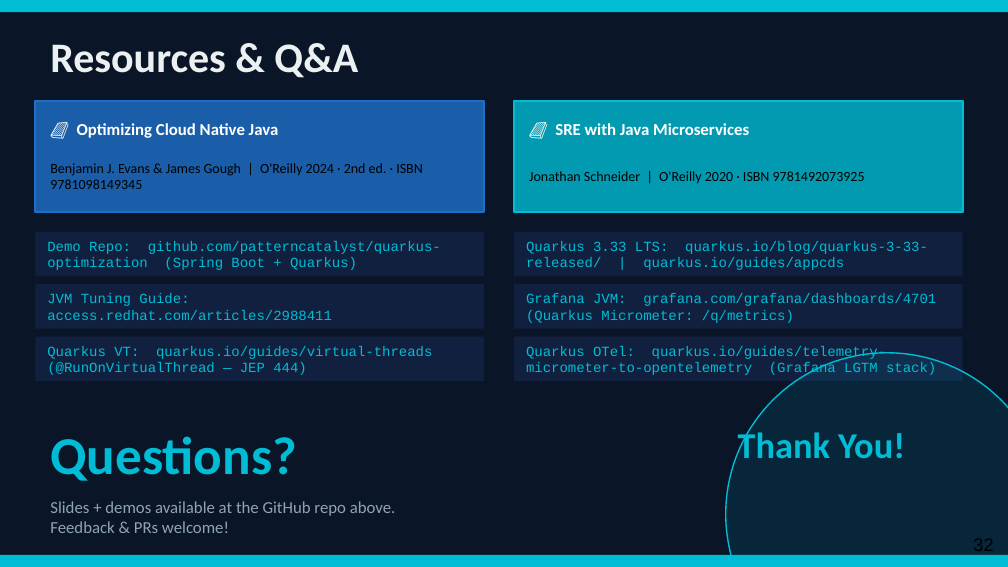
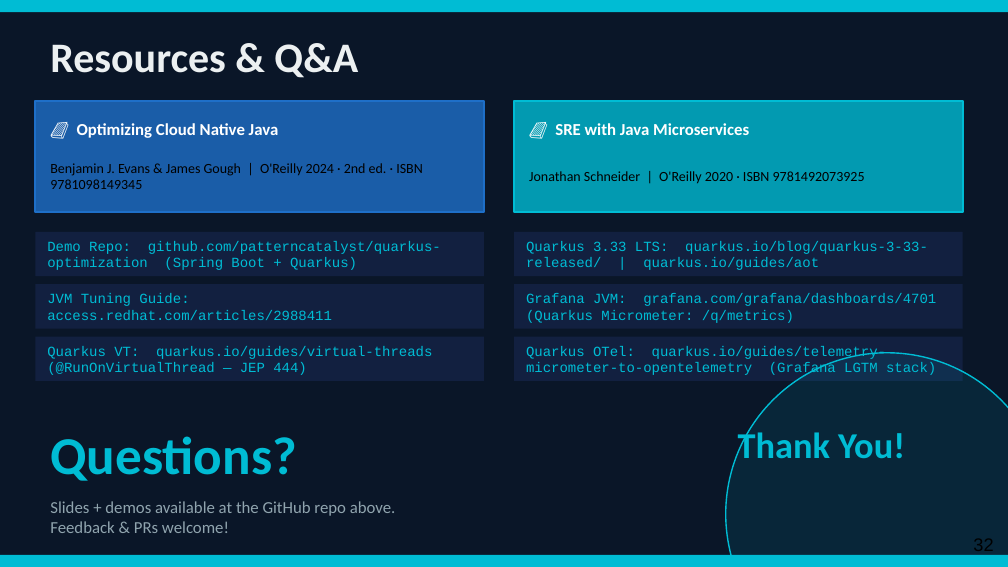
Before and after one commit to patterncatalyst/quarkus-optimization, a slide deck: slide 32 of presentation/optimizing-quarkus-on-kubernetes.pptx. Drawn at 1008x567 pixels with LibreOffice and Linux fonts; fonts in the diff are those of the drawing. Boxes give left, top, right and bottom in pixels: in the first picture for what was removed or moved away, otherwise in the second. Text is boxed around its words. In the diff, an @@ line names an element or a change of style, - is before the commit and + after.

```diff
--- a/presentation/optimizing-quarkus-on-kubernetes.pptx
+++ b/presentation/optimizing-quarkus-on-kubernetes.pptx
@@ text at bbox=[526, 241, 928, 270]: text changed @@
-Quarkus 3.33 LTS: quarkus.io/blog/quarkus-3-33-released/ | quarkus.io/guides/appcds
+Quarkus 3.33 LTS: quarkus.io/blog/quarkus-3-33-released/ | quarkus.io/guides/aot
```
Also in this commit, not shown: 4 other slides changed, 1 other file.
